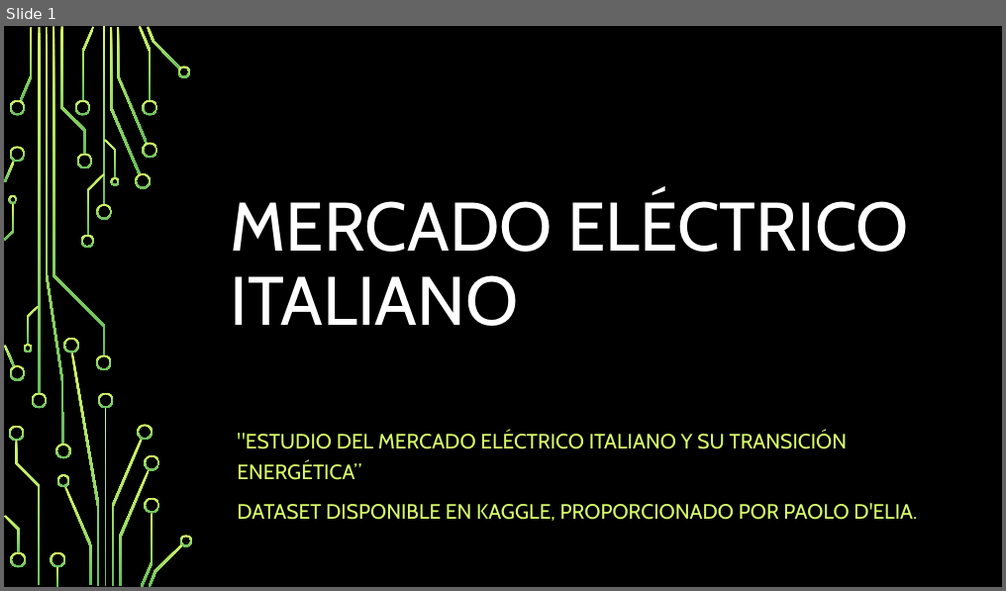
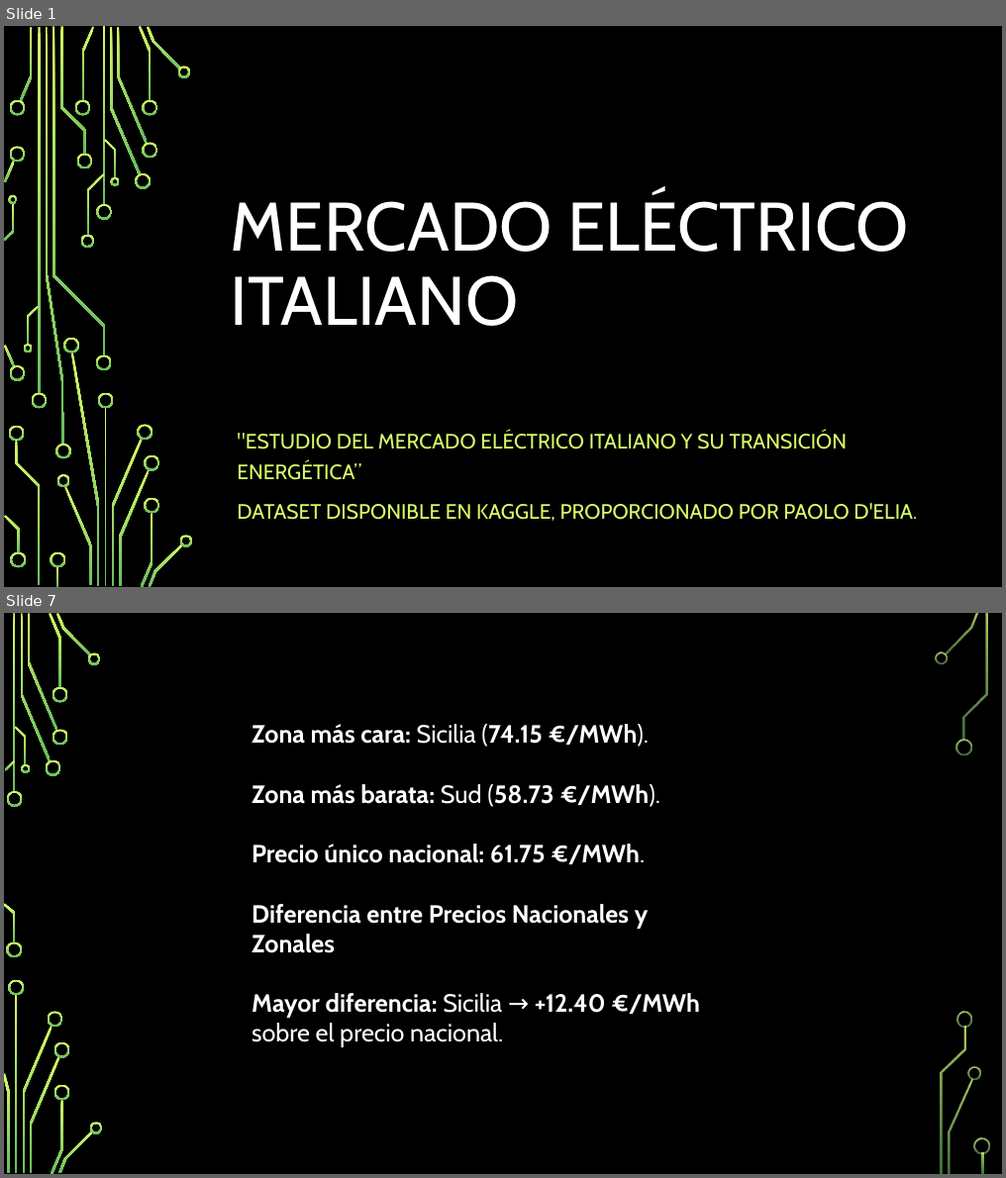
Before and after one commit to geobest7/datatone-escuela-musk-hackathon-datos-mercado-electrico-italiano, a slide deck: presentación.pptx. Shown one above the other, each under a label of ours: slide 1 before the commit, slides 1 and 7 after it; the slides between them are not shown. The pictures are 1006x591 and 1006x1178 pixels, drawn with LibreOffice and Linux fonts; fonts in the diff are those of the drawing; background and template pictures are left out. Boxes give left, top, right and bottom in pixels: in the first picture for what was removed or moved away, otherwise in the second. Text is boxed around its words. In the diff, an @@ line names an element or a change of style, - is before the commit and + after.

Commit message:
primera parte de presentacion sobre precios

```diff
--- a/presentación.pptx
+++ b/presentación.pptx
@@ slide 7 added at [4, 613, 1002, 1174], background picture (left out) @@
@@ text added at [252, 724, 700, 1048], 24 pt, text #FFFFFF, bold @@
+Zona más cara: Sicilia (74.15 €/MWh).
+Zona más barata: Sud (58.73 €/MWh).
+Precio único nacional: 61.75 €/MWh.
+Diferencia entre Precios Nacionales y Zonales
+Mayor diferencia: Sicilia → +12.40 €/MWh sobre el precio nacional.
@@ group added at [4, 613, 990, 1174]: 33 freeform shapes, 3 rectangles @@
```
Also in this commit, not shown: 5 other slides added, 1 slide removed, 1 other file.
